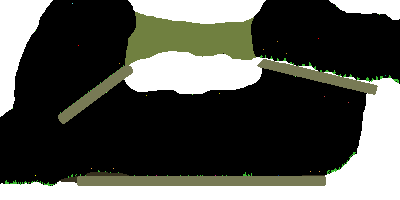
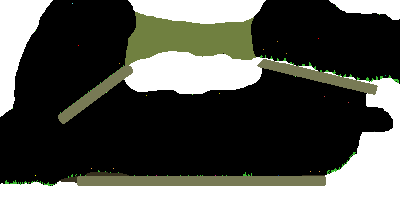
Layers edited between the first and the second 400px x 200px image:
painted on "hut01.png" over [361, 106, 393, 134]
